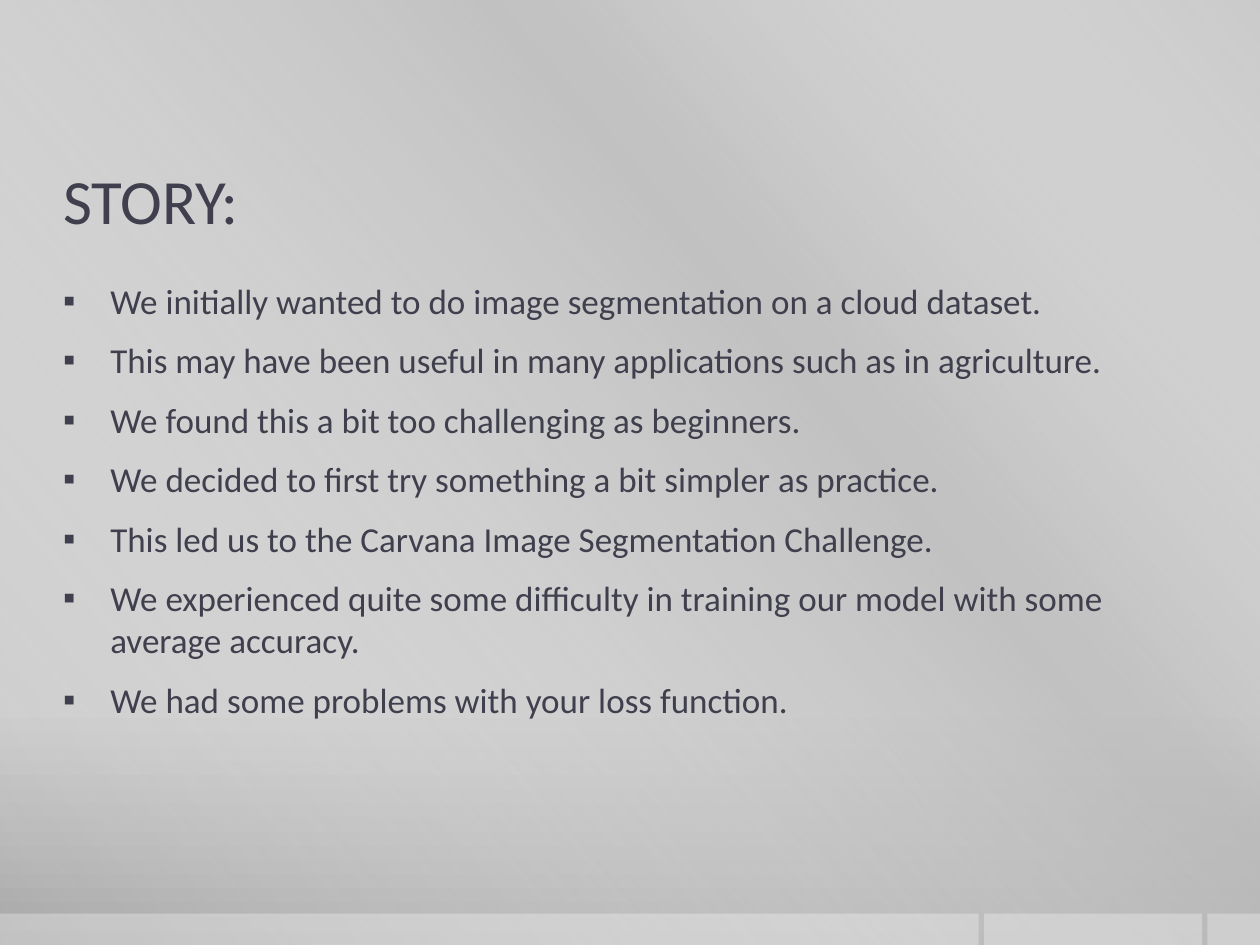
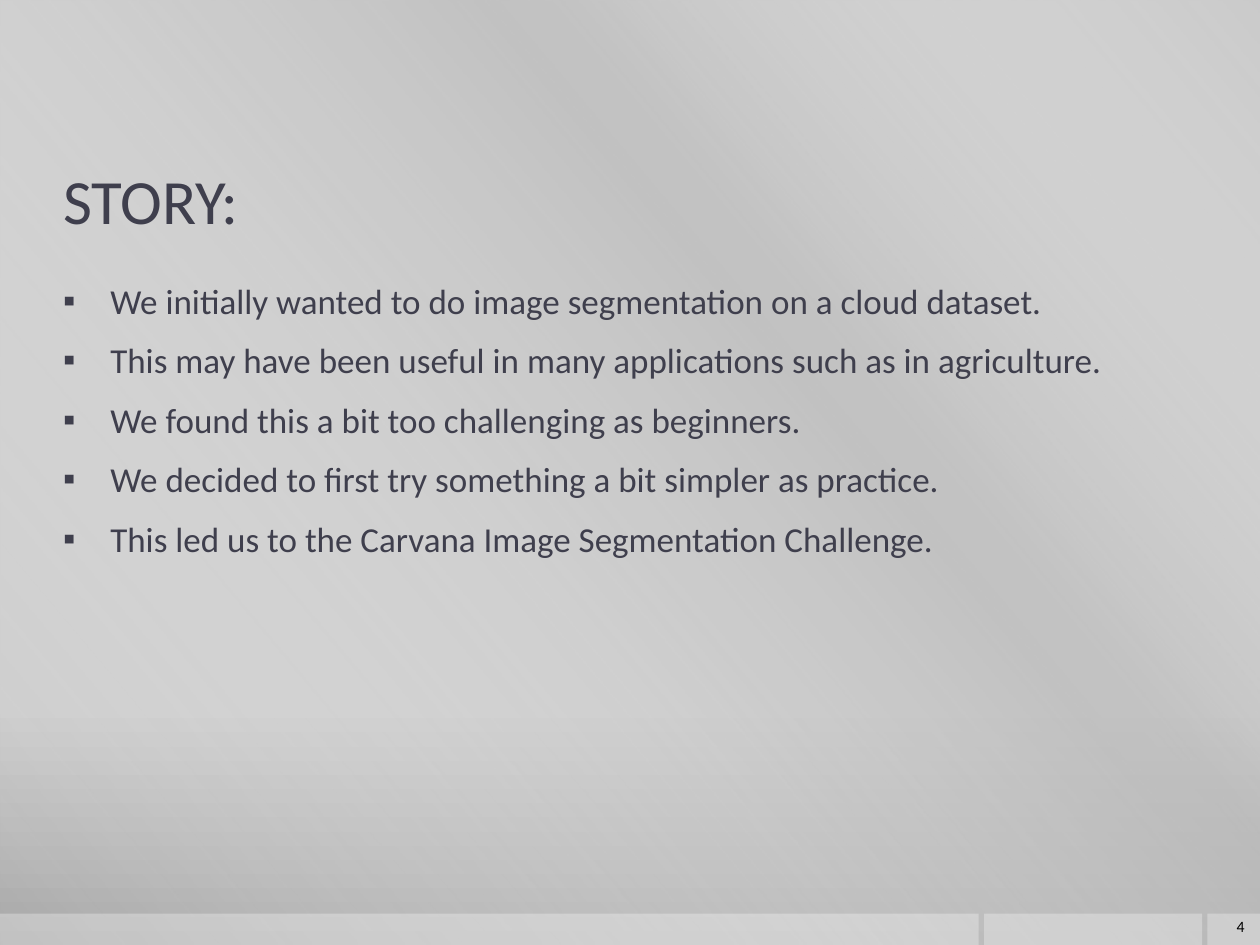
Before and after one commit to yej117/Image_Segmentation_Deep_Learning, a slide deck: slide 4 of IMAGE SEGMENTATION.pptx (slide 9 before the commit). Drawn at 1260x945 pixels with LibreOffice and Linux fonts; fonts in the diff are those of the drawing; background and template pictures are left out. Boxes give left, top, right and bottom in pixels: in the first picture for what was removed or moved away, otherwise in the second. Text is boxed around its words. In the diff, an @@ line names an element or a change of style, - is before the commit and + after.

```diff
--- a/IMAGE SEGMENTATION.pptx
+++ b/IMAGE SEGMENTATION.pptx
@@ text at (110,586,1103,719): paragraphs removed @@
-▪ We experienced quite some difficulty in training our model with some average accuracy.
-▪ We had some problems with your loss function.
@@ page number added at (1237,922,1245,932), 9 pt, text #000000 @@
+4
```
Also in this commit, not shown: 9 other slides changed, 6 slides added, 3 slides removed.
